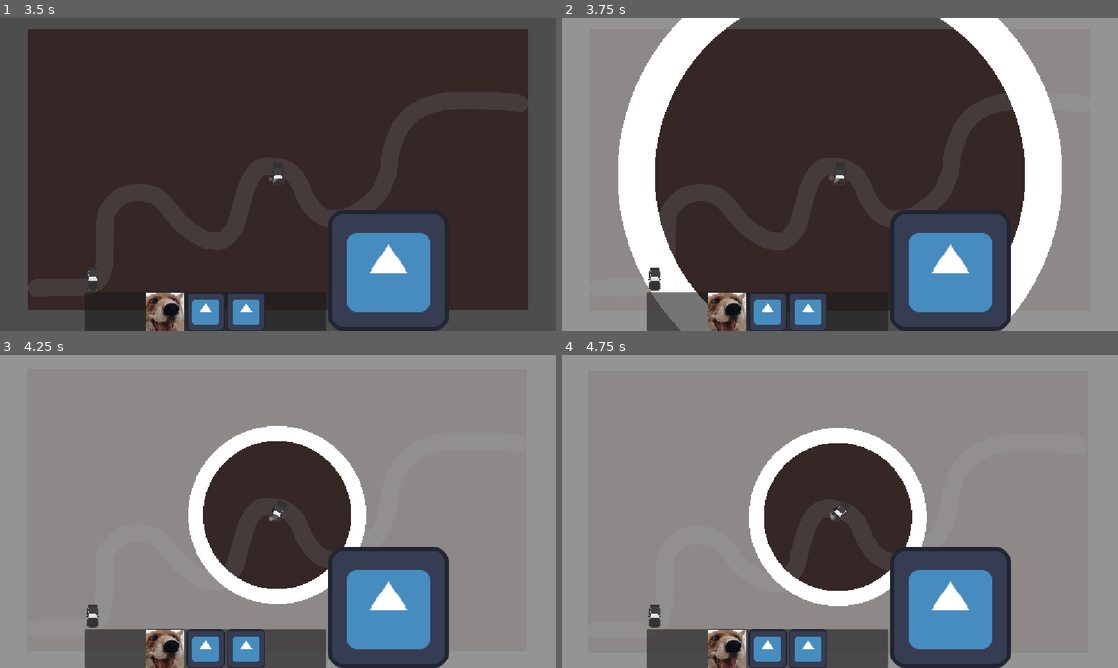
Above: before the commit, frames 1-4 (two rows, left to right).
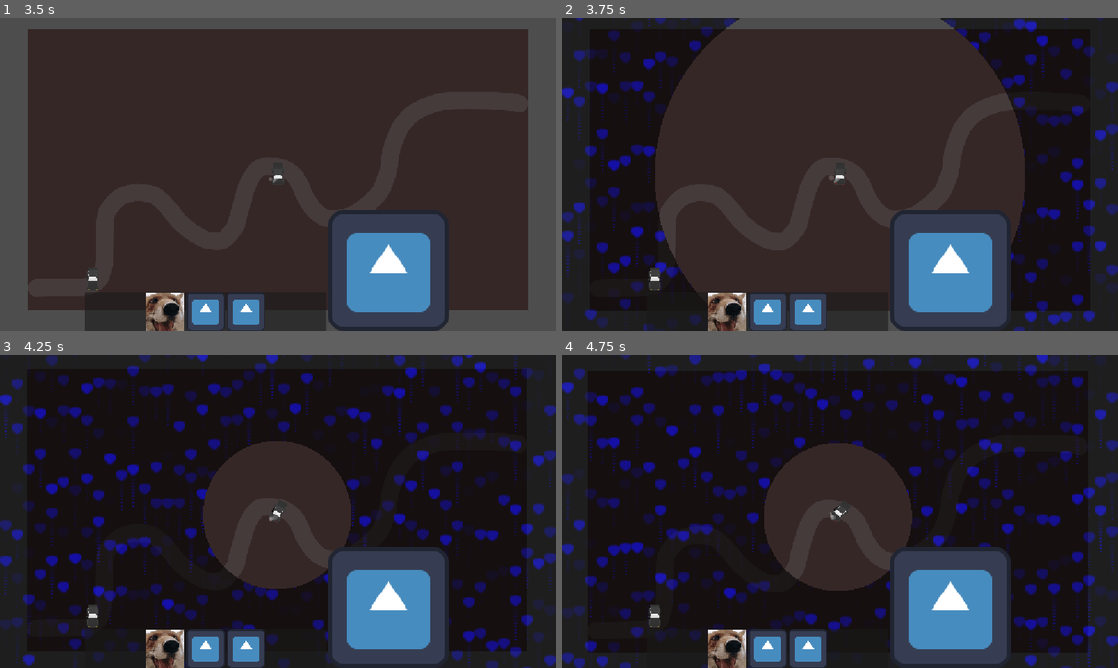
Above: after the commit, the same moments.

Repository: DBorgKiwami/game-jam-2
Game: Godot game, scene res://levels/testlevel.tscn
Two runs of this game, one before a commit and one after it. Both use one fixed random seed, a clock stepped at 60 frames per second and the inputs below. The engine's default icon, where the game draws it, is replaced by a stand-in: a white triangle on a blue panel in a dark square.
Inputs (mouse positions are in pixels of both pictures, inside the frame that each line leads up to):
- Up to frame 1 (3.5 s): click (166, 312) at 0.5 s; click (205, 312) at 1.25 s; click (244, 312) at 2 s; click (94, 277) at 2.75 s
- Up to frame 2 (3.75 s): tap Enter at 3.5 s; move the mouse to (962, 158) at 3.52 s; hold Right (turn_right) from 3.53 s (still down); hold Up (gas_pedal) from 3.53 s (still down)
- Up to frame 3 (4.25 s): keep holding Right (turn_right); keep holding Up (gas_pedal)
- Up to frame 4 (4.75 s): move the mouse to (728, 527) at 4.27 s; release Right (turn_right) at 4.28 s; release Up (gas_pedal) at 4.28 s; hold Space (brakes) from 4.28 s (still down); click (728, 527) at 4.35 s

Frame 1 is identical in both runs. In frame 2, 41% of the frame differs, in the area x 0-100%, y 0-100%; in frame 3, 79%; in frame 4, 79%.

Commit message:
Basic rain shader added to storm

Diff:
--- a/storm/storm.gdshader
+++ b/storm/storm.gdshader
@@ -4,21 +4,67 @@
 uniform float border_size : hint_range(0.0, 1.0) = 0.1;
 uniform float ratio_width = 1.0;
 uniform float ratio_height = 1.0;
+//uniform float darken_amount : hint_range(0.0, 1.0) = 1.0;
 
+float sdUnevenCapsule(vec2 p, float r1, float r2, float h)
+{
+    p.x = abs(p.x);
+    float b = (r1-r2)/h;
+    float a = sqrt(1.0-b*b);
+    float k = dot(p,vec2(-b,a));
+    if( k < 0.0 ) return length(p) - r1;
+    if( k > a*h ) return length(p-vec2(0.0,h)) - r2;
+    return dot(p, vec2(a,b) ) - r1;
+}
 
 void fragment() {
 	float ratio = ratio_width / ratio_height;
-	float dist = distance(vec2(0.5, 0.5), vec2(mix(0.5, UV.x, ratio), UV.y));
-	vec4 orig_color = texture(TEXTURE, UV);
+	float dist = distance(vec2(0.5), vec2(mix(0.5, UV.x, ratio), UV.y));
+	//vec4 orig_color = texture(TEXTURE, UV);
 
+	// step returns 0 inside, 1 outside
 	float mask = step(circle_size, dist);
-	float borderMask = step(border_size, dist);
-	float stormBorderWall = mask-borderMask;
-	float act = mask - borderMask;
-	//COLOR.rgba = vec4(1.0) * borderMask;
-	COLOR.rgba = vec4(1.0) * stormBorderWall;
-	//COLOR.rgb = vec3(0.0, 0.2, 1.0) * borderMask;
-	//COLOR.rgb = vec3(stormBorderWall, borderMask, 0.0);
-	//COLOR.a = mask;
-	//COLOR.a = (1.0 - mask);
+    float zoom = 6.;
+	vec2 uv0 = SCREEN_UV;
+    uv0 *= zoom;
+
+    // setting up grid and aspect ratio of each grid
+    vec2 aspect = vec2(8., 1.); // make grid elements aspect ratio
+    vec2 st = uv0 * aspect;
+    vec2 id = floor(st);
+
+    st.y += TIME * .8; // how fast it falls
+    st.y += fract(sin(id.x * 45.67) * 456.78); // fractal & sin-ify grid!
+
+    // random nums based on positions
+    id = floor(st);
+    float rand_num  = fract(sin(id.x * 12.34 + id.y * 56.78) * 789.45);
+
+    st = fract(st) -.5; // repeat uv grid
+    float t = TIME * (1.5 + rand_num * 1.5); // how fast the wave crashes
+    t += fract(sin(id.x * 45.67 + id.y * 678.78) * 456.78) * 6.283;
+    // 6.283 = 2PI to truly change sine wave up
+    // draw dot via sdt, control y val. via wave with quick descent and slow ascent
+
+    float y = -sin(t + sin(t + sin(t) * .5)) * .35; // .35 is cutout of st grid elem.
+    vec2 pos = vec2(0., y); // record y val
+
+    vec2 p = (st - pos) / aspect;
+    float d = sdUnevenCapsule(p, .05, .0, .1);
+    float rain_drop = smoothstep(.05, .0, d);
+    // 1st val in smoothstep is diameter
+
+    // draw a trail of dots
+    vec2 tp = (fract(vec2(uv0.x, uv0.y - .8) * aspect.x * vec2(1., 2.)) - .5) / vec2(1., 2.);
+    d = sdUnevenCapsule(tp, 0.08, .0, .1);
+    float trail = smoothstep((.5 * (.5 - st.y)), .0, d) * smoothstep(0., 1., st.y - pos.y);
+
+    // gl_FragColor = vec4(st, 0., 1.); // DEBUG ST POS
+    float randColor = fract(sin(id.x * 34.5 + id.y * 67.8) * 910.1);
+    //float randColor = 1.;
+    float drops = rain_drop + trail;
+
+    COLOR = vec4(.0, .0, drops * randColor, .6);
+	//COLOR = orig_color;
+	COLOR.a *= mask; // mask OFF for inside, just 0 out the alpha channel
 }
--- a/storm/storm.tscn
+++ b/storm/storm.tscn
@@ -4,6 +4,7 @@
 [ext_resource type="Shader" uid="uid://c5m4raj5idvg0" path="res://storm/storm.gdshader" id="2_uhs3t"]
 [ext_resource type="Texture2D" uid="uid://wu8ay8iah7mp" path="res://particles/square.png" id="3_uhs3t"]
 [ext_resource type="Shader" uid="uid://bv7d7yb1x81k5" path="res://storm/stormouter.gdshader" id="4_4s1ki"]
+[ext_resource type="Texture2D" uid="uid://dignekr3rbv8n" path="res://images/dirt_texture.png" id="5_cltr3"]
 
 [sub_resource type="CircleShape2D" id="CircleShape2D_x1v4d"]
 
@@ -40,8 +41,8 @@
 [node name="Storm Effect" type="Sprite2D" parent="." unique_id=2094402353]
 texture_filter = 2
 material = SubResource("ShaderMaterial_uhs3t")
-scale = Vector2(4, 4)
-texture = ExtResource("3_uhs3t")
+scale = Vector2(2000, 2000)
+texture = ExtResource("5_cltr3")
 
 [connection signal="body_entered" from="." to="." method="_on_body_entered"]
 [connection signal="body_exited" from="." to="." method="_on_body_exited"]
--- a/storm/stormouter.gdshader
+++ b/storm/stormouter.gdshader
@@ -4,7 +4,6 @@
 uniform float border_size : hint_range(0.0, 1.0) = 0.1;
 uniform float ratio_width = 1.0;
 uniform float ratio_height = 1.0;
-
 
 void fragment() {
 	float ratio = ratio_width / ratio_height;
Binary file added: images/dirt_texture.png
Not shown, added: images/dirt_texture.png.import
